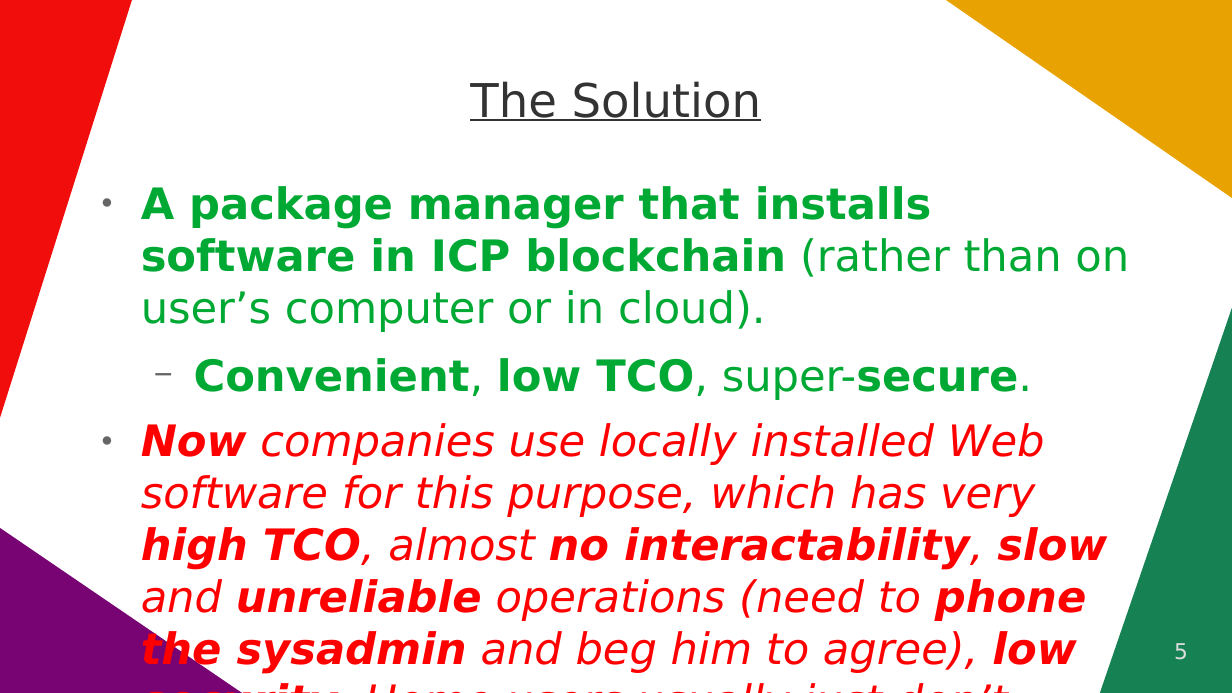
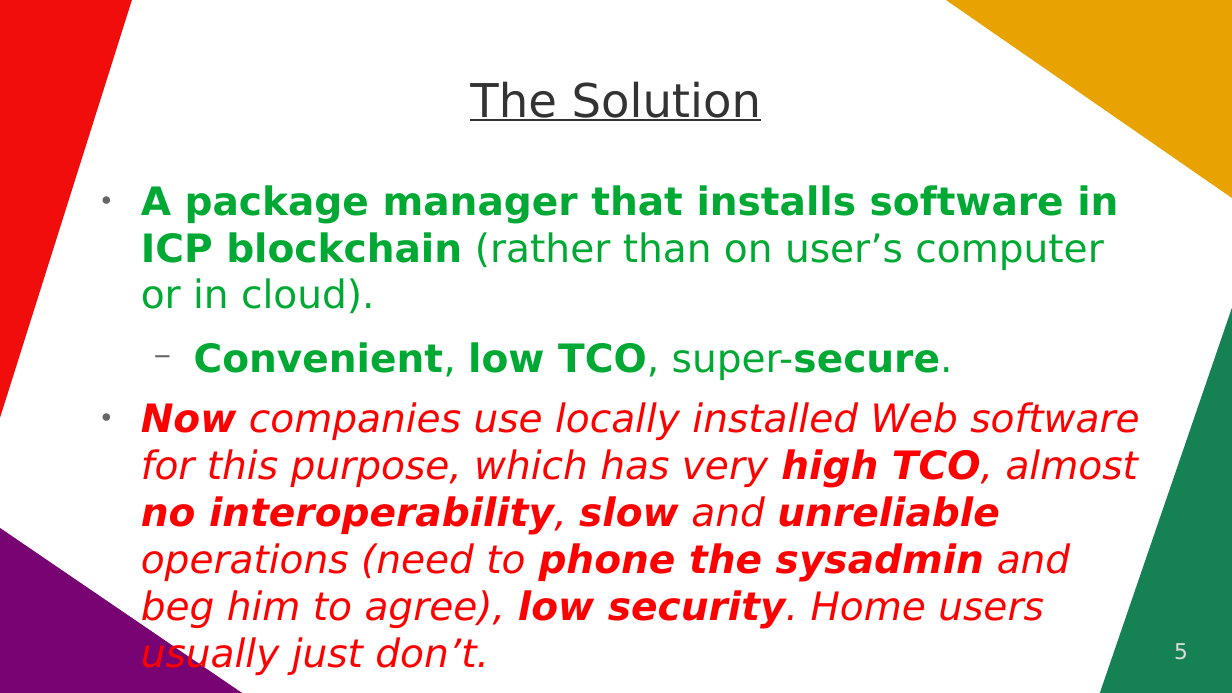
Before and after one commit to vporton/icp-package-manager, a slide deck: slide 5 of docs/long-pitchdeck.odp. Drawn at 1232x693 pixels with LibreOffice and Linux fonts; fonts in the diff are those of the drawing. Boxes give left, top, right and bottom in pixels: in the first picture for what was removed or moved away, otherwise in the second. Text is boxed around its words. In the diff, an @@ line names an element or a change of style, - is before the commit and + after.

```diff
--- a/docs/long-pitchdeck.odp
+++ b/docs/long-pitchdeck.odp
@@ text at (x1=141, y1=185, x2=1118, y2=380): size 27.9 to 25.2 pt in "A package manager that installs software in ...", "Convenient, low TCO, super-secure." @@
@@ text at (x1=141, y1=402, x2=1139, y2=628): text changed; size 27.9 to 25.2 pt @@
-● Now companies use locally installed Web software for this purpose, which has very high TCO, almost no interactability, slow and unreliable operations (need to phone the sysadmin and beg him to agree), low security. Home users usually just don’t.
+● Now companies use locally installed Web software for this purpose, which has very high TCO, almost no interoperability, slow and unreliable operations (need to phone the sysadmin and beg him to agree), low security. Home users usually just don’t.
```
Also in this commit, not shown: 3 other slides changed, 2 other files.
